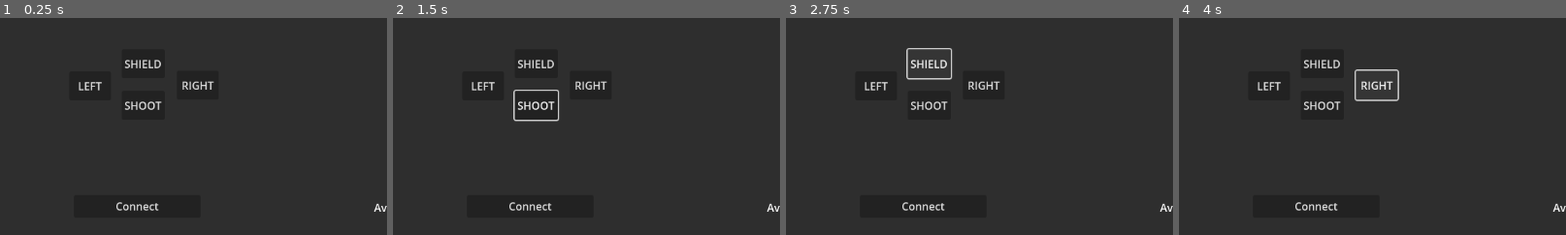
Above: before the commit, frames 1-4 (left to right).
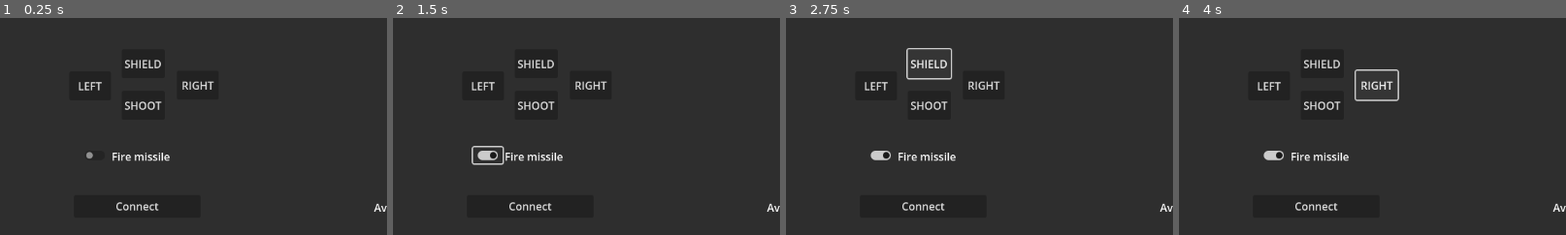
Above: after the commit, the same moments.

Repository: paralinguist/Space-Godot-Demo-Client
Game: Godot game, scene res://space_client.tscn
The game is run twice, just before and just after one commit, with the same random seed, the same clock (stepped at 60 frames per second) and the same inputs.
Inputs (mouse positions are % of the whole screen's width and height, from its top left):
- Up to frame 1 (0.25 s): no input
- Up to frame 2 (1.5 s): click "SHOOT" at 0.5 s; click (12, 34) at 1.27 s
- Up to frame 3 (2.75 s): click "SHIELD" at 2 s
- Up to frame 4 (4 s): click "LEFT" at 2.75 s; click "RIGHT" at 3.5 s
The pictures show only the part of the screen within x 0-50%, y 3-53%; the shares and areas given below are measured in that part.

The runs differ from the first frame. In frame 1, 0.4% of the frame differs, in the area x 22-44%, y 61-67%; in frame 2, 1.1%, in the area x 20-44%, y 33-68%; in frame 3, 0.5%; in frame 4, 0.5%.

Commit message:
Implemented bonus moves

Diff:
--- a/space_api.gd
+++ b/space_api.gd
@@ -78,7 +78,7 @@
 	send_instruction(instruction)
 
 #Shoots selected module target weapon
-func shoot(target : int) -> void:
+func shoot(target : String) -> void:
 	var instruction = {"action":"shoot", "weapon_id":target}
 	send_instruction(instruction)
 
@@ -92,6 +92,22 @@
 	var instruction = {"action":"power", "direction":direction, "target":target}
 	send_instruction(instruction)
 
+func overcharge():
+	var instruction = {"action":"overcharge"}
+	send_instruction(instruction)
+
+func craft():
+	var instruction  = {"action":"craft"}
+	send_instruction(instruction)
+
+func emp():
+	var instruction = {"action":"emp"}
+	send_instruction(instruction)
+
+func precognition():
+	var instruction = {"action":"precognition"}
+	send_instruction(instruction)
+
 func send_instruction(instruction: Dictionary):
 	#socket.put_packet(message.to_utf8_buffer())
 	instruction["role"] = role
--- a/space_client.gd
+++ b/space_client.gd
@@ -28,7 +28,10 @@
 
 #Shoots five every time. I sure hope five is a weapon!
 func _on_down_button_button_down() -> void:
-	SpaceApi.shoot(5)
+	if $Panel/ChkMissiles.button_pressed:
+		SpaceApi.shoot("missile")
+	else:
+		SpaceApi.shoot("laser")
 
 func _on_left_button_pressed() -> void:
 	SpaceApi.move("left")
--- a/space_client.tscn
+++ b/space_client.tscn
@@ -96,6 +96,21 @@
 offset_right = 724.0
 offset_bottom = 316.0
 
+[node name="ChkMissiles" type="CheckButton" parent="Panel"]
+layout_mode = 0
+offset_left = 119.0
+offset_top = 210.0
+offset_right = 163.0
+offset_bottom = 234.0
+
+[node name="Label" type="Label" parent="Panel"]
+layout_mode = 0
+offset_left = 166.0
+offset_top = 212.0
+offset_right = 206.0
+offset_bottom = 235.0
+text = "Fire missile"
+
 [connection signal="pressed" from="Panel/ShieldButton" to="." method="_on_up_button_pressed"]
 [connection signal="button_down" from="Panel/ShootButton" to="." method="_on_down_button_button_down"]
 [connection signal="pressed" from="Panel/LeftButton" to="." method="_on_left_button_pressed"]
